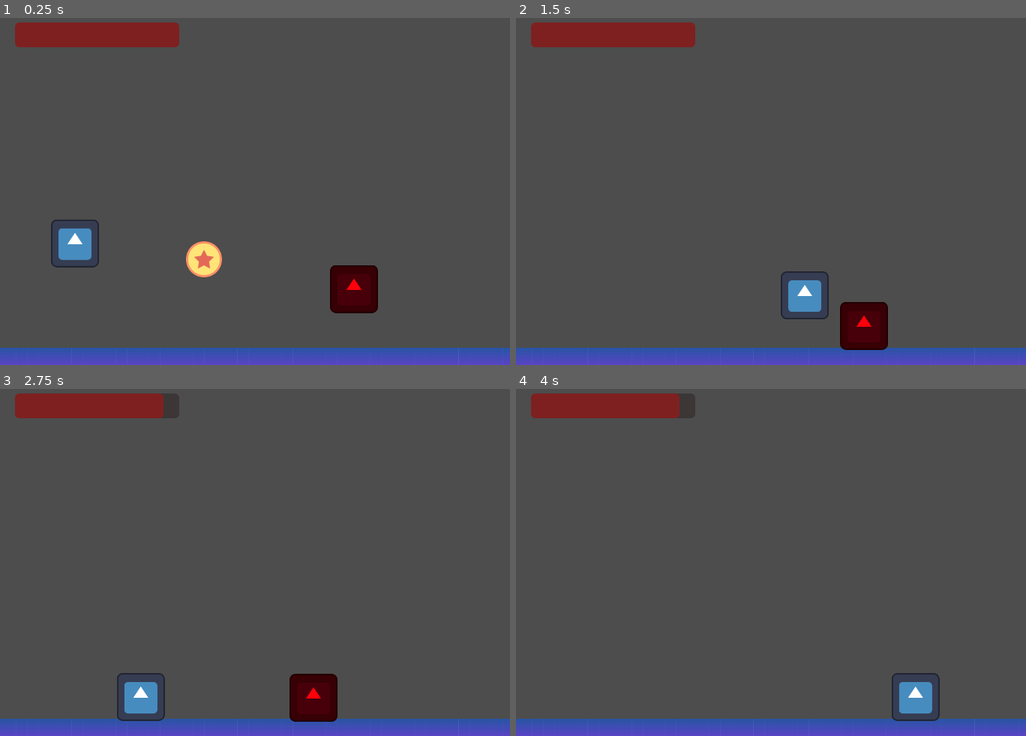
Above: before the commit, frames 1-4 (two rows, left to right).
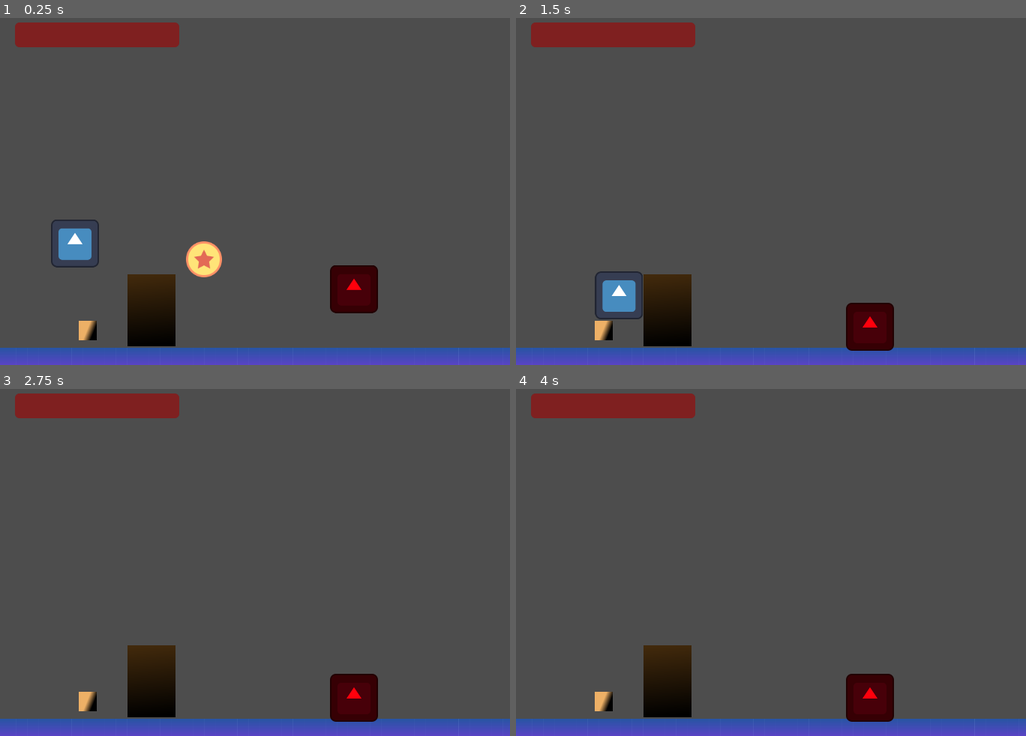
Above: after the commit, the same moments.

Repository: edurs2602/epogames2023
Game: Godot game, scene res://scenes/enviroment/main.tscn
Two runs of this game, one before a commit and one after it. Both use one fixed random seed, a clock stepped at 60 frames per second and the inputs below. This scene is started directly instead of the project's main scene. The engine's default icon, where the game draws it, is replaced by a stand-in: a white triangle on a blue panel in a dark square.
Inputs:
- Up to frame 1 (0.25 s): no input
- Up to frame 2 (1.5 s): tap Enter (ui_accept) at 0.5, 0.77 s; hold Right (ui_right) from 0.53 s (still down); tap Shift (shift) at 0.6, 1.35 s
- Up to frame 3 (2.75 s): tap Enter (ui_accept) at 1.52 s; release Right (ui_right) at 2.03 s; hold Left (ui_left) from 2.03 s (still down); tap Shift (shift) at 2.1 s
- Up to frame 4 (4 s): release Left (ui_left) at 2.78 s; hold Right (ui_right) from 2.78 s (still down); tap Shift (shift) at 2.85, 3.6 s; tap Enter (ui_accept) at 3.02, 3.77 s

The runs differ from the first frame. In frame 1, 2.1% of the frame differs, in the area x 15-35%, y 73-95%; in frame 2, 4.1%; in frame 3, 4.7%, in the area x 15-75%, y 1-96%; in frame 4, 4.4%.

Commit message:
feat: door and torches

Diff:
--- a/scenes/door.tscn
+++ b/scenes/door.tscn
@@ -12,7 +12,7 @@
 fill_from = Vector2(0.534884, 1)
 fill_to = Vector2(0.476744, 0)
 
-[node name="door" type="StaticBody2D"]
+[node name="door" type="StaticBody2D" groups=["door"]]
 collision_layer = 4
 collision_mask = 3
 script = ExtResource("1_jfatk")
--- a/scenes/enviroment/main.tscn
+++ b/scenes/enviroment/main.tscn
@@ -1,10 +1,12 @@
-[gd_scene load_steps=8 format=3 uid="uid://0bajasm1ervt"]
+[gd_scene load_steps=10 format=3 uid="uid://0bajasm1ervt"]
 
 [ext_resource type="PackedScene" uid="uid://eyoe1g8a7aj8" path="res://scenes/player.tscn" id="3_6gpr6"]
 [ext_resource type="Texture2D" uid="uid://dewkiqhotnuch" path="res://assets/start-assets/background.png" id="3_7d3tq"]
 [ext_resource type="Script" path="res://src/Actors/scripts/player/ProgressBar.gd" id="4_bt68a"]
 [ext_resource type="PackedScene" uid="uid://c0oj2xowl5ru6" path="res://scenes/enemy/enemy.tscn" id="4_kmoea"]
-[ext_resource type="PackedScene" uid="uid://dc2t151idndmg" path="res://scenes/enviroment/coin.tscn" id="5_8vmbr"]
+[ext_resource type="PackedScene" uid="uid://dc2t151idndmg" path="res://scenes/coin.tscn" id="5_8vmbr"]
+[ext_resource type="PackedScene" uid="uid://b4t4u38yjlsgt" path="res://scenes/door.tscn" id="6_1xy40"]
+[ext_resource type="PackedScene" uid="uid://gfkwpqbtskov" path="res://scenes/torch.tscn" id="7_0la0s"]
 
 [sub_resource type="TileSet" id="TileSet_5kb6j"]
 
@@ -49,3 +51,14 @@
 
 [node name="Coin" parent="." instance=ExtResource("5_8vmbr")]
 position = Vector2(272, 339)
+
+[node name="door" parent="." instance=ExtResource("6_1xy40")]
+position = Vector2(202, 407)
+door_group = "teste"
+number_of_levers = 1
+
+[node name="torch" parent="door" instance=ExtResource("7_0la0s")]
+position = Vector2(-85, 27)
+door_group = "teste"
+
+[connection signal="torch_lighted" from="door/torch" to="door" method="_on_torch_torch_lighted"]
--- /dev/null
+++ b/scenes/torch.tscn
@@ -0,0 +1,29 @@
+[gd_scene load_steps=5 format=3 uid="uid://gfkwpqbtskov"]
+
+[ext_resource type="Script" path="res://torch.gd" id="1_j04gy"]
+
+[sub_resource type="Gradient" id="Gradient_h2wn6"]
+
+[sub_resource type="GradientTexture2D" id="GradientTexture2D_y0yah"]
+gradient = SubResource("Gradient_h2wn6")
+fill_from = Vector2(0.94186, 0.340116)
+fill_to = Vector2(0.587209, 0.18314)
+
+[sub_resource type="CircleShape2D" id="CircleShape2D_hnui4"]
+radius = 18.1108
+
+[node name="torch" type="Area2D"]
+collision_layer = 0
+collision_mask = 8
+script = ExtResource("1_j04gy")
+
+[node name="Sprite2D" type="Sprite2D" parent="."]
+modulate = Color(0.929412, 0.690196, 0.4, 1)
+position = Vector2(-3.57628e-07, 4.76837e-07)
+scale = Vector2(0.375, 0.40625)
+texture = SubResource("GradientTexture2D_y0yah")
+
+[node name="CollisionShape2D" type="CollisionShape2D" parent="."]
+shape = SubResource("CircleShape2D_hnui4")
+
+[connection signal="area_entered" from="." to="." method="_on_area_entered"]
--- a/src/Actors/scripts/enviroment/door.gd
+++ b/src/Actors/scripts/enviroment/door.gd
@@ -1,6 +1,9 @@
 extends StaticBody2D
 
 @export var is_open = false
+@export var door_group = "none"
+@export var number_of_levers = 0
+var atived_levers = 0
 
 func door():
 	pass
@@ -12,3 +15,14 @@
 func close_door():
 	is_open = false
 	self.set_collision_layer_value(3,true)
+
+
+func _on_torch_torch_lighted(torch_group):
+
+	print(torch_group)
+
+	if torch_group == door_group:
+		atived_levers += 1
+
+	if atived_levers == number_of_levers:
+		open_door()
--- a/torch.gd
+++ b/torch.gd
@@ -1,11 +1,15 @@
 extends Area2D
 
+@export var is_lighted = false
+@export var door_group = "none"
 
-# Called when the node enters the scene tree for the first time.
-func _ready():
-	pass # Replace with function body.
+signal torch_lighted
 
+func torch():
+	pass
 
-# Called every frame. 'delta' is the elapsed time since the previous frame.
-func _process(delta):
-	pass
+func _on_area_entered(area):
+	print(area)
+	if !is_lighted:
+		is_lighted = true
+		torch_lighted.emit(door_group)
